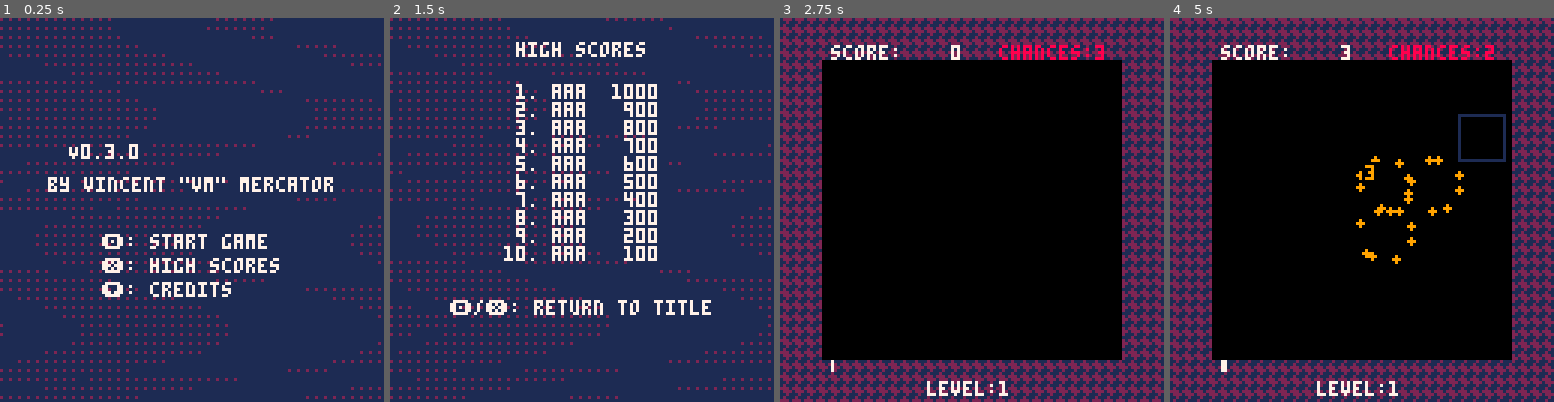
Above: before the commit, frames 1-4 (left to right).
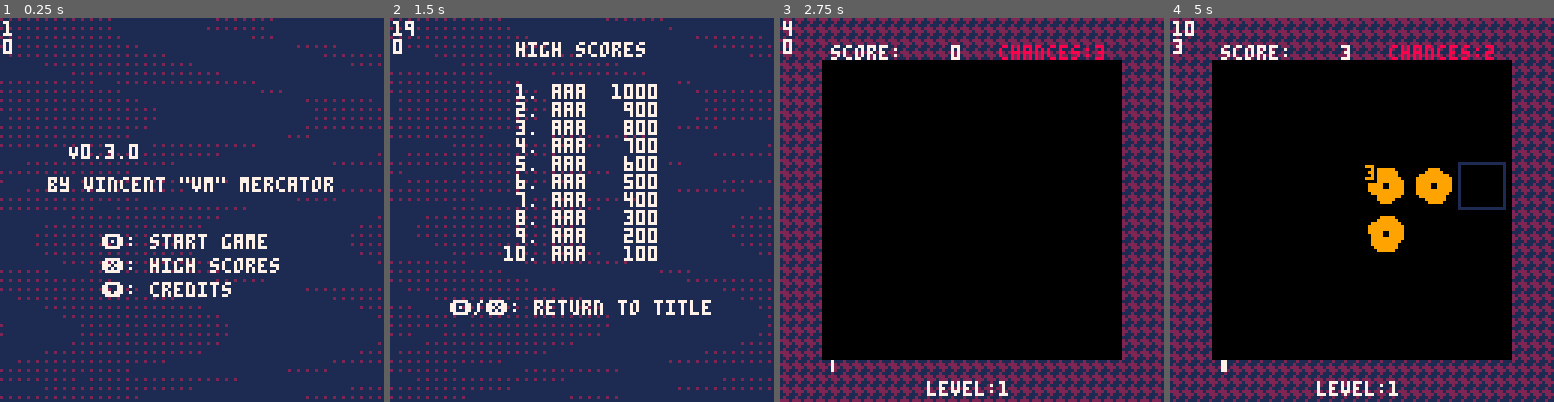
Above: after the commit, the same moments.

Repository: vm70/stratagem
Game: PICO-8 cartridge src/main.p8
Two runs of this game, one before a commit and one after it. Both use one fixed random seed, a clock stepped at 60 frames per second and the inputs below.
Inputs:
- Up to frame 1 (0.25 s): no input
- Up to frame 2 (1.5 s): tap X (X key) at 0.33, 1.07 s; tap O (Z key) at 0.7 s
- Up to frame 3 (2.75 s): hold Right 1.6-2.1 s; tap O (Z key) at 1.7, 2.1, 2.5 s; tap X (X key) at 1.85 s; hold Up 2.15-2.42 s; hold Right from 2.47 s (still down)
- Up to frame 4 (5 s): tap O (Z key) every 0.4 s from 2.9 to 4.9 s; tap X (X key) at 2.97, 4.08 s; release Right at 3.03 s; hold Left 3.08-3.58 s; hold Down 3.63-3.97 s; hold Right 4.02-4.68 s; hold Up from 4.73 s (still down)

The runs differ from the first frame. In frame 1, 0.1% of the frame differs, in the area x 0-4%, y 0-10%; in frame 2, 0.2%; in frame 3, 0.1%; in frame 4, 3.5%, in the area x 0-88%, y 0-65%.

Commit message:
Implement gem swapping animations

Diff:
--- a/src/grid.lua
+++ b/src/grid.lua
@@ -41,6 +41,7 @@
 			else
 				falling_grid[y][x] = false
 			end
+			has_holes = has_holes or falling_grid[y][x]
 		end
 	end
 	return has_holes
--- a/src/main.lua
+++ b/src/main.lua
@@ -19,17 +19,18 @@
 	init_level_transition = 5,
 	game_idle = 6,
 	swap_select = 7,
-	player_matching = 8,
-	show_match_points = 9,
-	fill_grid = 10,
-	fill_grid_transition = 11,
-	combo_check = 12,
-	level_up_transition = 13,
-	level_up = 14,
-	game_over_transition = 15,
-	game_over = 16,
-	enter_high_score = 17,
-	high_scores = 18,
+	swap_transition = 8,
+	player_matching = 9,
+	show_match_points = 10,
+	fill_grid = 11,
+	fill_grid_transition = 12,
+	combo_check = 13,
+	level_up_transition = 14,
+	level_up = 15,
+	game_over_transition = 16,
+	game_over = 17,
+	enter_high_score = 18,
+	high_scores = 19,
 }
 
 ---@type integer[] List of level music starting positions
@@ -86,6 +87,7 @@
 		letter_ids = { 1, 1, 1 },
 		placement = nil,
 		score_cursor = SCORE_POSITIONS.first,
+		swapping_gem = { x = 3, y = 4 },
 	}
 end
 
@@ -221,27 +223,32 @@
 	elseif CartState == STATES.init_level_transition then
 		DrawGameBG()
 		DrawHUD(Player)
-		DrawGems(Grid, FallingGrid, FrameCounter)
+		DrawGems(Grid, FallingGrid)
 		DrawWipe(FrameCounter, true)
 	elseif CartState == STATES.game_idle then
 		DrawGameBG()
 		DrawHUD(Player)
-		DrawGems(Grid, FallingGrid, FrameCounter)
+		DrawGems(Grid, FallingGrid)
 		DrawCursor(Player, 7)
 	elseif CartState == STATES.swap_select then
 		DrawGameBG()
 		DrawHUD(Player)
-		DrawGems(Grid, FallingGrid, FrameCounter)
+		DrawGems(Grid, FallingGrid)
 		DrawCursor(Player, 11)
+	elseif CartState == STATES.swap_transition then
+		DrawGameBG()
+		DrawHUD(Player)
+		DrawGems(Grid, FallingGrid)
+		DrawGemSwapping(Grid, Player.grid_cursor, Player.swapping_gem, FrameCounter)
 	elseif CartState == STATES.player_matching then
 		DrawGameBG()
 		DrawHUD(Player)
-		DrawGems(Grid, FallingGrid, FrameCounter)
+		DrawGems(Grid, FallingGrid)
 		DrawCursor(Player, 1)
 	elseif CartState == STATES.show_match_points then
 		DrawGameBG()
 		DrawHUD(Player)
-		DrawGems(Grid, FallingGrid, FrameCounter)
+		DrawGems(Grid, FallingGrid)
 		DrawCursor(Player, 1)
 		DrawMatchAnimations(Player, FrameCounter)
 	elseif CartState == STATES.fill_grid then
@@ -257,12 +264,12 @@
 	elseif CartState == STATES.combo_check then
 		DrawGameBG()
 		DrawHUD(Player)
-		DrawGems(Grid, FallingGrid, FrameCounter)
+		DrawGems(Grid, FallingGrid)
 		DrawCursor(Player, 1)
 	elseif CartState == STATES.level_up_transition then
 		DrawGameBG()
 		DrawHUD(Player)
-		DrawGems(Grid, FallingGrid, FrameCounter)
+		DrawGems(Grid, FallingGrid)
 		DrawWipe(FrameCounter, false)
 	elseif CartState == STATES.level_up then
 		DrawGameBG()
@@ -272,7 +279,7 @@
 	elseif CartState == STATES.game_over_transition then
 		DrawGameBG()
 		DrawHUD(Player)
-		DrawGems(Grid, FallingGrid, FrameCounter)
+		DrawGems(Grid, FallingGrid)
 		DrawWipe(FrameCounter, false)
 	elseif CartState == STATES.game_over then
 		DrawGameBG()
@@ -289,8 +296,8 @@
 		DrawTitleBG()
 		DrawLeaderboard(Leaderboard)
 	end
-	-- print(tostr(CartState), 1, 1, 7)
-	-- print(tostr(FrameCounter), 1, 7, 7)
+	print(tostr(CartState), 1, 1, 7)
+	print(tostr(FrameCounter), 1, 7, 7)
 end
 
 function _update()
@@ -352,9 +359,19 @@
 		if btnp(4) or btnp(5) then
 			CartState = STATES.game_idle
 		elseif swapping_gem ~= nil then
-			SwapGems(Grid, Player.grid_cursor, swapping_gem)
-			Player.grid_cursor = swapping_gem
+			Player.swapping_gem = swapping_gem
+			FrameCounter = 0
+			CartState = STATES.swap_transition
+		end
+	elseif CartState == STATES.swap_transition then
+		-- state transitions
+		if FrameCounter == SWAP_FRAMES then
+			SwapGems(Grid, Player.grid_cursor, Player.swapping_gem)
+			Player.grid_cursor = Player.swapping_gem
+			FrameCounter = 0
 			CartState = STATES.player_matching
+		else
+			FrameCounter = FrameCounter + 1
 		end
 	elseif CartState == STATES.player_matching then
 		-- state actions
@@ -364,7 +381,6 @@
 			FrameCounter = 0
 			CartState = STATES.show_match_points
 		else
-			FrameCounter = 0
 			CartState = STATES.fill_grid
 		end
 	elseif CartState == STATES.show_match_points then
--- a/src/types.lua
+++ b/src/types.lua
@@ -25,6 +25,7 @@
 ---@field letter_ids integer[]
 ---@field placement integer | nil
 ---@field score_cursor ScorePositions | integer
+---@field swapping_gem Coords
 
 ---@class Particle
 ---@field coord Coords
--- a/src/ui.lua
+++ b/src/ui.lua
@@ -26,6 +26,9 @@
 
 ---@type integer Number of frames to wait before dropping new gems down
 DROP_FRAMES = 2
+
+---@type integer number of frames to wait for swapping gems
+SWAP_FRAMES = 5
 
 ---@type integer[] background patterns
 -- herringbone pattern
@@ -52,17 +55,25 @@
 -- draw the cursor on the grid
 ---@param player Player
 ---@param color integer
-function DrawCursor(player, color)
+---@param offset_x? integer
+---@param offset_y? integer
+function DrawCursor(player, color, offset_x, offset_y)
 	-- fillp(0x33CC)
 	-- -- 0011 -> 3
 	-- -- 0011 -> 3
 	-- -- 1100 -> C
 	-- -- 1100 -> C
+	if offset_x == nil then
+		offset_x = 0
+	end
+	if offset_y == nil then
+		offset_y = 0
+	end
 	rect(
-		16 * player.grid_cursor.x,
-		16 * player.grid_cursor.y,
-		16 * player.grid_cursor.x + 15,
-		16 * player.grid_cursor.y + 15,
+		16 * player.grid_cursor.x + offset_x,
+		16 * player.grid_cursor.y + offset_y,
+		16 * player.grid_cursor.x + offset_x + 15,
+		16 * player.grid_cursor.y + offset_y + 15,
 		color
 	)
 	-- fillp(0)
@@ -80,29 +91,118 @@
 -- draw the gems in the grid
 ---@param grid integer[][]
 ---@param falling_grid boolean[][]
----@param frame integer
+---@param frame? integer
 function DrawGems(grid, falling_grid, frame)
+	if frame == nil then
+		frame = 0
+	end
 	local fraction_complete = min(frame / DROP_FRAMES, 1)
 	for y = 1, 6 do
 		for x = 1, 6 do
-			if grid[y][x] ~= 0 and falling_grid[y][x] == false then
-				-- draw the gem normally
-				spr(32 + 2 * (grid[y][x] - 1), 16 * x, 16 * y, 2, 2)
-			elseif grid[y][x] ~= 0 and falling_grid[y][x] == true then
-				if y ~= 1 then
-					-- draw the gem falling normally
-					local sprite_y1 = Lerp(16 * y - 16, 16 * y, fraction_complete)
-					spr(32 + 2 * (grid[y][x] - 1), 16 * x, sprite_y1, 2, 2)
-				else
-					-- clip the gem sprite to make it look like it's falling
-					local sy = Lerp(32, 16, fraction_complete)
-					local sh = Lerp(0, 16, fraction_complete)
-					sspr(16 * (grid[y][x] - 1), sy, 16, sh, 16 * x, 16 * y)
+			if grid[y][x] ~= 0 then
+				if falling_grid[y][x] == false then
+					-- draw the gem normally
+					spr(32 + 2 * (grid[y][x] - 1), 16 * x, 16 * y, 2, 2)
+				elseif falling_grid[y][x] == true then
+					if y ~= 1 then
+						-- draw the gem falling normally
+						local sprite_y1 = Lerp(16 * y - 16, 16 * y, fraction_complete)
+						spr(32 + 2 * (grid[y][x] - 1), 16 * x, sprite_y1, 2, 2)
+					else
+						-- clip the gem sprite to make it look like it's falling
+						local sy = Lerp(32, 16, fraction_complete)
+						local sh = Lerp(0, 16, fraction_complete)
+						sspr(16 * (grid[y][x] - 1), sy, 16, sh, 16 * x, 16 * y)
+					end
 				end
 			end
-			-- print(color, 16 * x, 16 * y, 11)
+			-- print(grid[y][x], 16 * x, 16 * y, 11)
 		end
 	end
+end
+
+---@param grid integer[][]
+---@param cursor_gem Coords
+---@param swapping_gem Coords
+---@param frame integer
+function DrawGemSwapping(grid, cursor_gem, swapping_gem, frame)
+	local fraction_complete = frame / SWAP_FRAMES
+	local offset = Lerp(0, 16, 3 * fraction_complete ^ 2 - 2 * fraction_complete ^ 3)
+	local cover_rect = nil
+	local cursor_gem_type = grid[cursor_gem.y][cursor_gem.x]
+	local swapping_gem_type = grid[swapping_gem.y][swapping_gem.x]
+	local swapping_gem_anim = nil
+	local cursor_gem_anim = nil
+	if swapping_gem.x == cursor_gem.x - 1 then
+		-- swap left
+		cover_rect = {
+			x0 = 16 * swapping_gem.x,
+			y0 = 16 * swapping_gem.y,
+			x1 = 16 * cursor_gem.x + 16,
+			y1 = 16 * cursor_gem.y + 16,
+		}
+		swapping_gem_anim = {
+			x = 16 * swapping_gem.x + offset,
+			y = 16 * swapping_gem.y,
+		}
+		cursor_gem_anim = {
+			x = 16 * cursor_gem.x - offset,
+			y = 16 * cursor_gem.y,
+		}
+	elseif swapping_gem.x == cursor_gem.x + 1 then
+		-- swap right
+		cover_rect = {
+			x0 = 16 * cursor_gem.x,
+			y0 = 16 * cursor_gem.y,
+			x1 = 16 * swapping_gem.x + 16,
+			y1 = 16 * swapping_gem.y + 16,
+		}
+		swapping_gem_anim = {
+			x = 16 * swapping_gem.x - offset,
+			y = 16 * swapping_gem.y,
+		}
+		cursor_gem_anim = {
+			x = 16 * cursor_gem.x + offset,
+			y = 16 * cursor_gem.y,
+		}
+	elseif swapping_gem.y == cursor_gem.y - 1 then
+		-- swap up
+		cover_rect = {
+			x0 = 16 * swapping_gem.x,
+			y0 = 16 * swapping_gem.y,
+			x1 = 16 * cursor_gem.x + 16,
+			y1 = 16 * cursor_gem.y + 16,
+		}
+		swapping_gem_anim = {
+			x = 16 * swapping_gem.x,
+			y = 16 * swapping_gem.y + offset,
+		}
+		cursor_gem_anim = {
+			x = 16 * cursor_gem.x,
+			y = 16 * cursor_gem.y - offset,
+		}
+	elseif swapping_gem.y == cursor_gem.y + 1 then
+		-- swap down
+		cover_rect = {
+			x0 = 16 * cursor_gem.x,
+			y0 = 16 * cursor_gem.y,
+			x1 = 16 * swapping_gem.x + 16,
+			y1 = 16 * swapping_gem.y + 16,
+		}
+		swapping_gem_anim = {
+			x = 16 * swapping_gem.x,
+			y = 16 * swapping_gem.y - offset,
+		}
+		cursor_gem_anim = {
+			x = 16 * cursor_gem.x,
+			y = 16 * cursor_gem.y + offset,
+		}
+	else
+		error("invalid coordinates")
+	end
+	rectfill(cover_rect.x0, cover_rect.y0, cover_rect.x1, cover_rect.y1, 0)
+	spr(32 + 2 * (swapping_gem_type - 1), swapping_gem_anim.x, swapping_gem_anim.y, 2, 2)
+	spr(32 + 2 * (cursor_gem_type - 1), cursor_gem_anim.x, cursor_gem_anim.y, 2, 2)
 end
 
 -- Do 1D linear interpolation (LERP) between two values.
